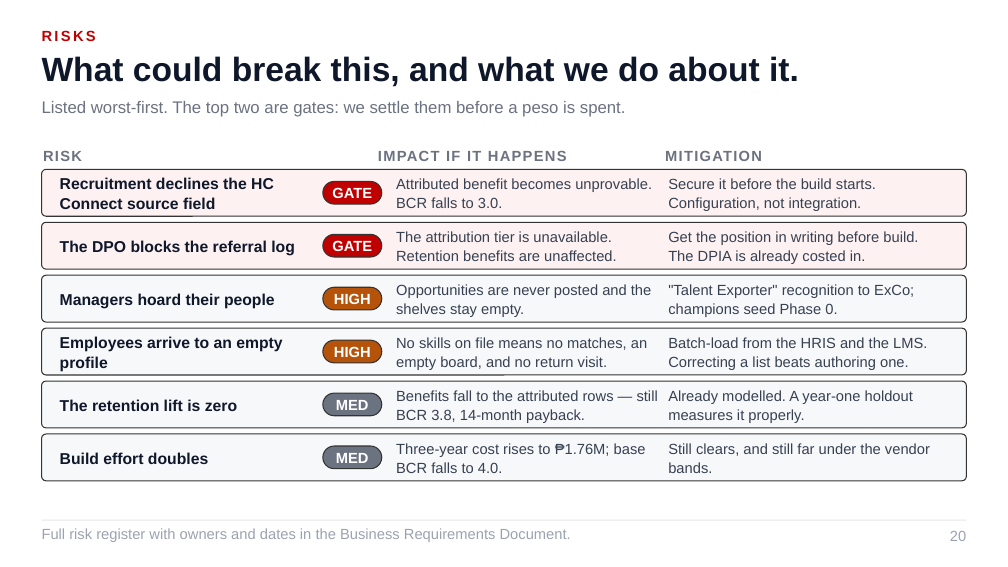
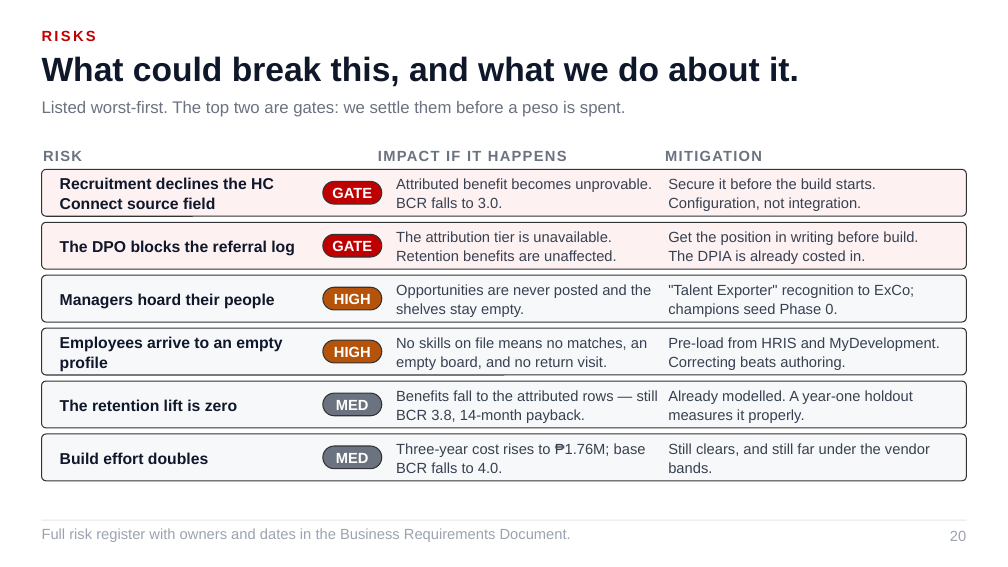
Before and after one commit to Ruffa06/Talent-Marketplace, a slide deck: slide 20 of docs/Growth_Talent_Marketplace_ALP.pptx. Drawn at 1008x567 pixels with LibreOffice and Linux fonts; fonts in the diff are those of the drawing. Boxes give left, top, right and bottom in pixels: in the first picture for what was removed or moved away, otherwise in the second. Text is boxed around its words. In the diff, an @@ line names an element or a change of style, - is before the commit and + after.

```diff
--- a/docs/Growth_Talent_Marketplace_ALP.pptx
+++ b/docs/Growth_Talent_Marketplace_ALP.pptx
@@ text at box(668, 337, 939, 370): text changed @@
-Batch-load from the HRIS and the LMS. Correcting a list beats authoring one.
+Pre-load from HRIS and MyDevelopment. Correcting beats authoring.
```
Also in this commit, not shown: 7 other files.
